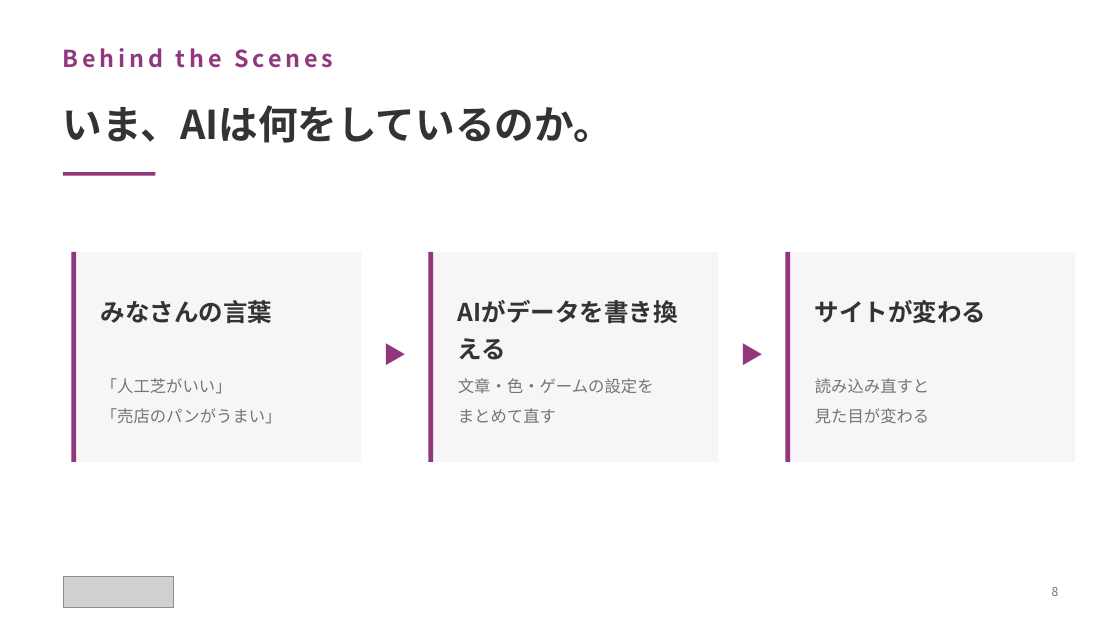
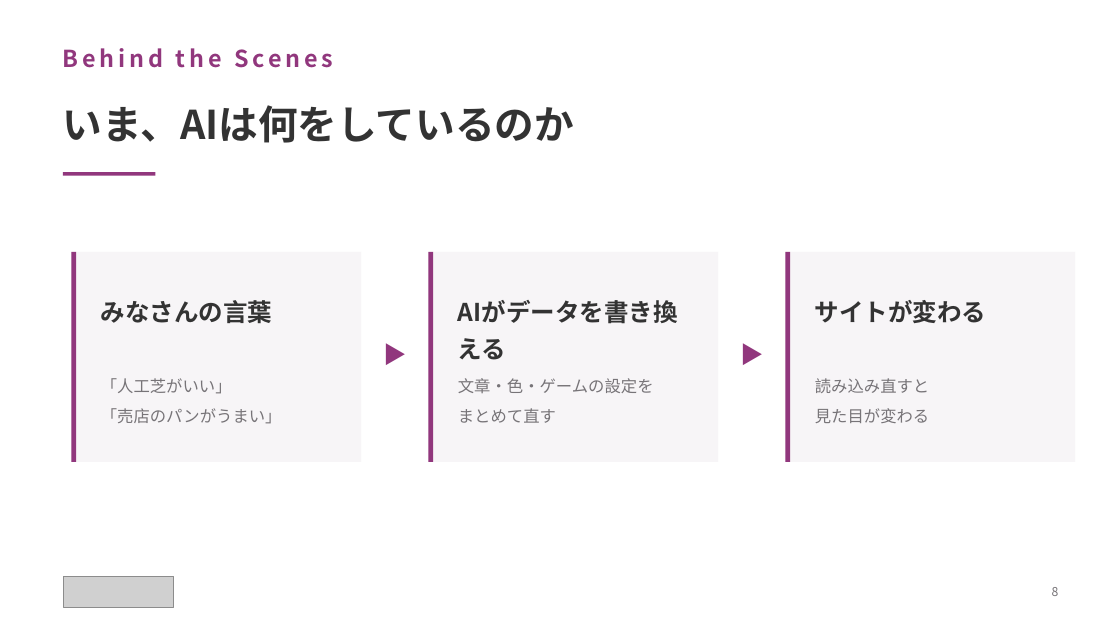
Before and after one commit to yutakaJssst/narashino-visit-1, a slide deck: slide 8 of slides/nichinara20260908.pptx. Drawn at 1120x630 pixels with LibreOffice and Linux fonts; fonts in the diff are those of the drawing; grey boxes stand for pictures. Boxes give left, top, right and bottom in pixels: in the first picture for what was removed or moved away, otherwise in the second. Text is boxed around its words. In the diff, an @@ line names an element or a change of style, - is before the commit and + after.

```diff
--- a/slides/nichinara20260908.pptx
+++ b/slides/nichinara20260908.pptx
@@ text at bbox=[63, 105, 574, 143]: text changed @@
-いま、AIは何をしているのか。
+いま、AIは何をしているのか
```
Also in this commit, not shown: 15 other slides changed, 2 other files.
